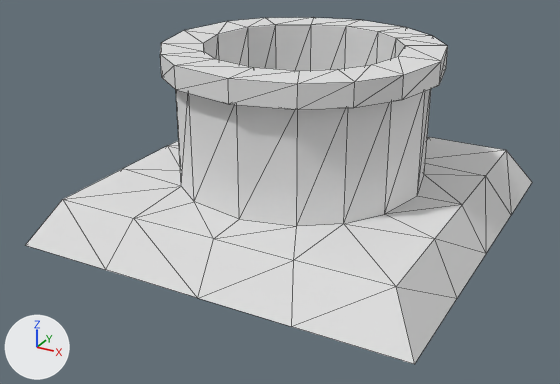
Before and after pictures for a commit that changed the FBX model Assets/Models/Sadako Building/Sadako Level 1.FBX.
Before and after are seen from a 50 mm camera at (0.868, -1.709, 0.901) aimed at (-0.026, -0.083, 0.088). Lighting does not change. The marker at lower left points along +X, +Y and +Z. Mesh edges are drawn as thin lines. Where no turn or scale is listed for an object, it has been applied to the vertices.

Before the edit, the objects in view are built like this:
```python
me_mesh = bpy.data.meshes.new('Mesh')
me_mesh.from_pydata(...)  # 128 vertices, 238 faces; spans x -0.508..0.508, y -0.508..0.508, z 0.0..0.457
ob_plane001 = bpy.data.objects.new('Plane001', me_mesh)
ob_plane001.location = (-0.007, 0.0, 0.003)
```
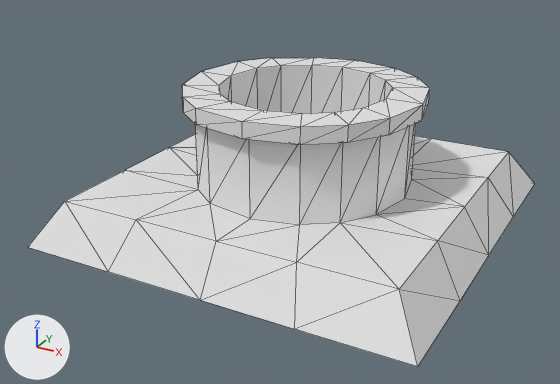
Edits to the bpy script that builds the scene:
```text
Change me_mesh:
    where me_mesh.from_pydata(...)  # 128 vertices, 238 faces; spans x -0.508..0.508, y -0.508..0.508, z 0.0..0.457
    used by ob_plane001; location = (-0.007, 0.0, 0.003)
    me_mesh part 1: all 96 vertices in x -0.356..0.355, y -0.356..0.356, z 0.113..0.457 are scaled about their middle by (0.881, 0.881, 0.729), then moved by (0.0, 0.0, -0.057)
Change ob_plane001:
    ob_plane001.location: (-0.007, 0.0, 0.003) -> (0.0, 0.0, 0.0)
```

Where the change shows, as pixel boxes [x1, y1, x2, y2] in the pictures (560 x 384 px; the box of a moved part takes in the faces that stretch with it):
'Plane001', reshaped, moved (11% shorter)
    before: [26, 18, 532, 364]
    after: [28, 58, 534, 367]
part 1 of me_mesh, moved or reshaped
    before: [63, 18, 506, 287]
    after: [66, 58, 508, 289]
